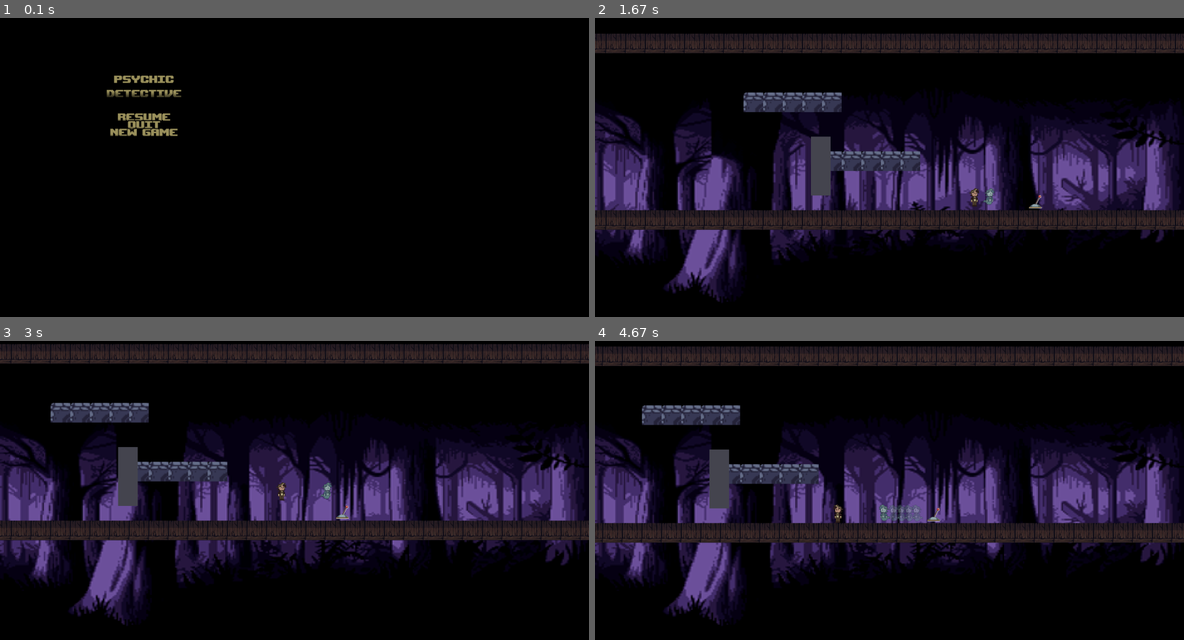
Above: before the commit, frames 1-4 (two rows, left to right).
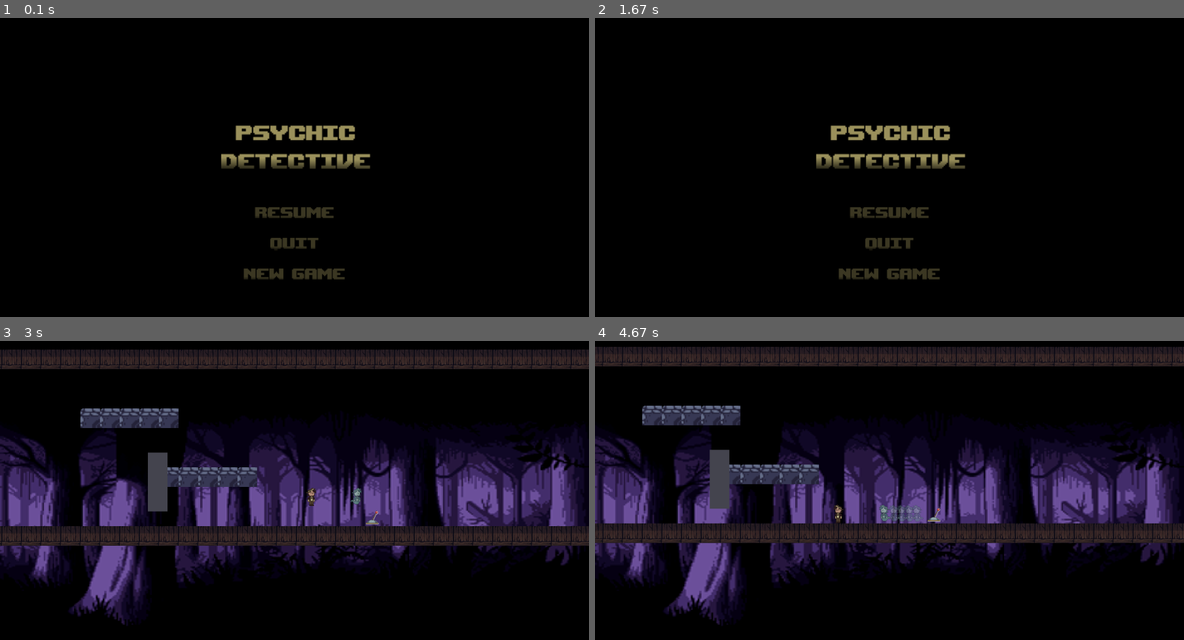
Above: after the commit, the same moments.

Repository: CS-321-Mystery-Inc/Murder-Mystery-pygame-
Game: pygame game, started from gameloop.py
Two runs of this game, one before a commit and one after it. Both use one fixed random seed, a clock stepped at 60 frames per second and the inputs below.
Inputs (mouse positions are in pixels of both pictures, inside the frame that each line leads up to):
- Up to frame 1 (0.1 s): type "2 (at the terminal prompt)" at 0 s
- Up to frame 2 (1.67 s): press the mouse at (824, 176) at 0.37 s; move the mouse to (783, 179) at 0.47 s; release the mouse at (748, 185) at 0.6 s; click (706, 134) at 1.22 s
- Up to frame 3 (3 s): click (306, 394) at 1.88 s; click (265, 592) at 2.22 s; tap Space at 2.5, 2.9 s; hold Up from 2.83 s (still down); hold W from 2.83 s (still down)
- Up to frame 4 (4.67 s): release Up at 3.13 s; release W at 3.13 s; hold Right 3.17-3.63 s; hold D 3.17-3.63 s; tap Space at 3.23, 3.53, 3.73, 4.03, 4.3, 4.6 s; hold Left 3.67-4.2 s; hold A 3.67-4.2 s; hold Left 4.23-4.63 s; hold A 4.23-4.63 s

The runs differ from the first frame. In frame 1, 3.7% of the frame differs, in the area x 18-63%, y 19-88%; in frame 2, 41%, in the area x 0-100%, y 5-96%; in frame 3, 12%; in frame 4, 0.7%.

Commit message:
Updated mainmenu.py and button.py
Made changes to main menu for navigation (UI and audio)

Diff:
--- a/menus/button.py
+++ b/menus/button.py
@@ -6,7 +6,7 @@
 		width = image.get_width()
 		height = image.get_height()
 		self.image = pygame.transform.scale(image, (int(width * scale), int(height * scale)))
-		self.rect = self.image.get_rect()
+		self.rect = self.image.get_rect().scale_by(0.55)
 		self.rect.topleft = (x, y)
 		self.mask = pygame.mask.from_surface(self.image)
 		self.clicked = False
@@ -20,10 +20,16 @@
 		if self.rect.collidepoint(pos):
 			relative_x = pos[0] - self.rect.x
 			relative_y = pos[1] - self.rect.y
+
+			self.image.set_alpha(50)
+
 			if self.mask.get_at((relative_x, relative_y)):
 				if pygame.mouse.get_pressed()[0] == 1 and not self.clicked:
 					self.clicked = True
 					action = True
+		else:
+			self.image.set_alpha(100)
+
 		if pygame.mouse.get_pressed()[0] == 0:
 			self.clicked = False
 
--- a/menus/mainmenu.py
+++ b/menus/mainmenu.py
@@ -5,19 +5,19 @@
   def __init__(self, screen):
     #load images for the buttons
     self.screen = screen
-    self.title_img = pygame.image.load("menus/images/title.png").convert_alpha()
+    self.title_img = pygame.transform.scale_by(pygame.image.load("menus/images/title.png").convert_alpha(), 2)
     self.resume_img = pygame.image.load("menus/images/resume.png").convert_alpha()
     self.newgame_img = pygame.image.load('menus/images/newgame.png').convert_alpha()
     self.quit_img = pygame.image.load("menus/images/quit.png").convert_alpha()
 
   #buttons
-    self.resume_button = button.Button(150, 0, self.resume_img, 1)
-    self.quit_button = button.Button(150,25, self.quit_img, 1)
-    self.newgame_button = button.Button(150, 50, self.newgame_img, 1)
+    self.resume_button = button.Button(480, 150, self.resume_img, 1.5)
+    self.quit_button = button.Button(480, 250, self.quit_img, 1.5)
+    self.newgame_button = button.Button(480, 350, self.newgame_img, 1.5)
 
   def draw(self):
     self.screen.fill((0, 0, 0))
-    self.screen.blit(self.title_img, (150, -100))
+    self.screen.blit(self.title_img, (325, -225))
     if self.newgame_button.draw(self.screen):
       return "newgame"
     if self.resume_button.draw(self.screen):
